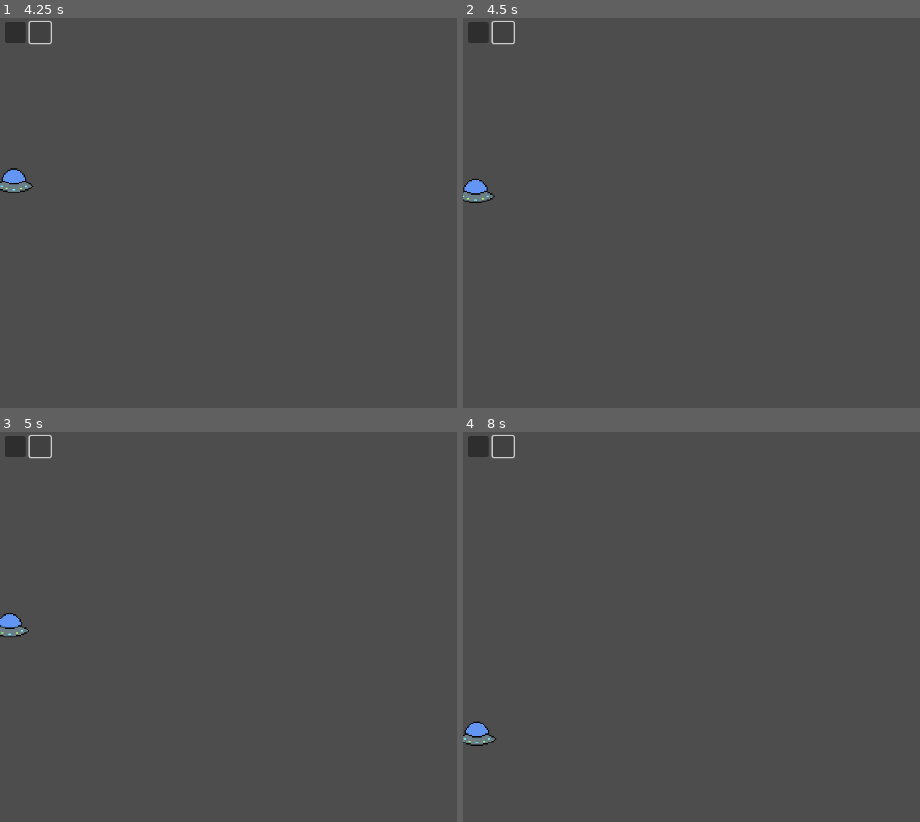
Above: before the commit, frames 1-4 (two rows, left to right).
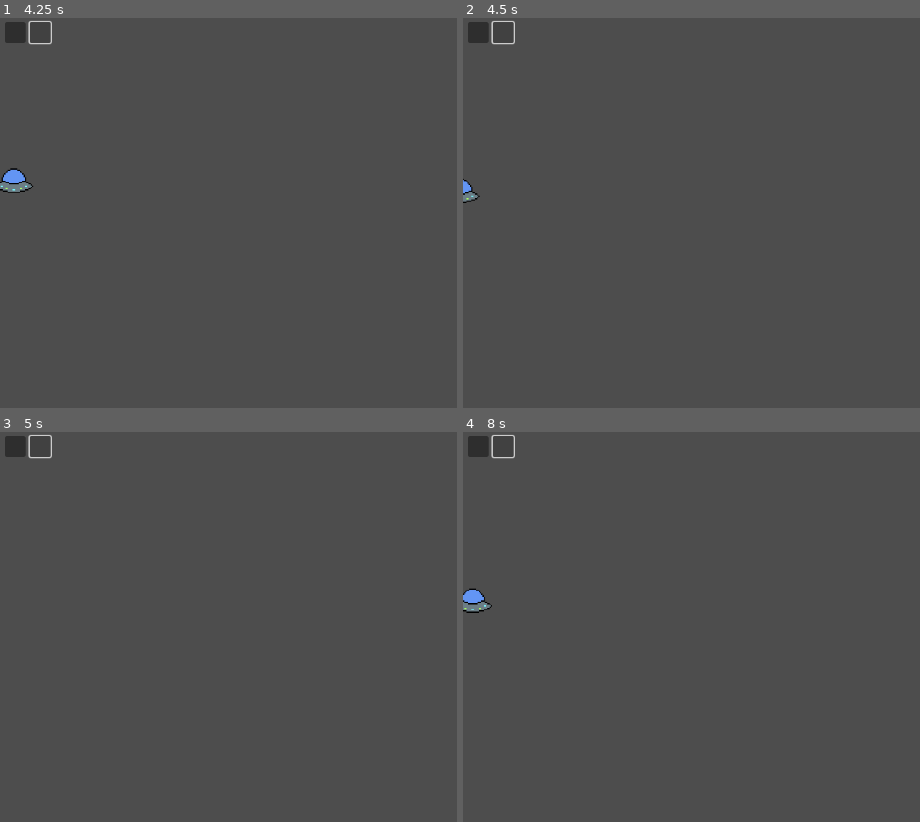
Above: after the commit, the same moments.

Repository: MissionToPsyche-Iridium/iridium_21k_web_game-byu-i
Game: Godot game, scene res://main.tscn
Two runs of this game, one before a commit and one after it. Both use one fixed random seed, a clock stepped at 60 frames per second and the inputs below.
Inputs (mouse positions are in pixels of both pictures, inside the frame that each line leads up to):
- Up to frame 1 (4.25 s): click "START" at 0.5 s; click (13, 33) at 1.25 s; click (13, 33) at 2 s; click (13, 33) at 2.75 s; click (41, 33) at 3.5 s
- Up to frame 2 (4.5 s): hold A (A) from 4.28 s (still down)
- Up to frame 3 (5 s): keep holding A (A); tap D (D) at 4.55 s
- Up to frame 4 (8 s): release A (A) at 5.03 s; tap D (D) at 5.1, 6.8 s; tap W (W) at 5.3, 7.55 s; hold W (W) 5.78-6.53 s; tap A (A) at 6.05, 6.6 s; hold D (D) from 7.28 s (still down)

Frame 1 is identical in both runs. In frame 2, 0.3% of the frame differs, in the area x 0-8%, y 41-48%; in frame 3, 0.3%; in frame 4, 0.6%, in the area x 0-8%, y 40-81%.

Commit message:
fixed mouse accelerating movement, and allowed for up and left or right movement

Diff:
--- a/SpaceShuttle/player.gd
+++ b/SpaceShuttle/player.gd
@@ -9,16 +9,15 @@
 # Called every frame. 'delta' is the elapsed time since the previous frame.
 func _process(delta):
 	position.y += .98
+	if Input.is_action_pressed("W"):
+		position.y -= 4
+	if Input.is_action_pressed("A"):
+		position.x -= 2
+	elif Input.is_action_pressed("D"):
+		position.x += 2
 	if position.y >= 560:
 		destroy_rocket()
 
-func _unhandled_input(event):
-	if Input.is_action_pressed("W"):
-		position.y -= 4
-	elif Input.is_action_pressed("A"):
-		position.x -= 2
-	elif Input.is_action_pressed("D"):
-		position.x += 2
 
 func destroy_rocket():
 	queue_free()
